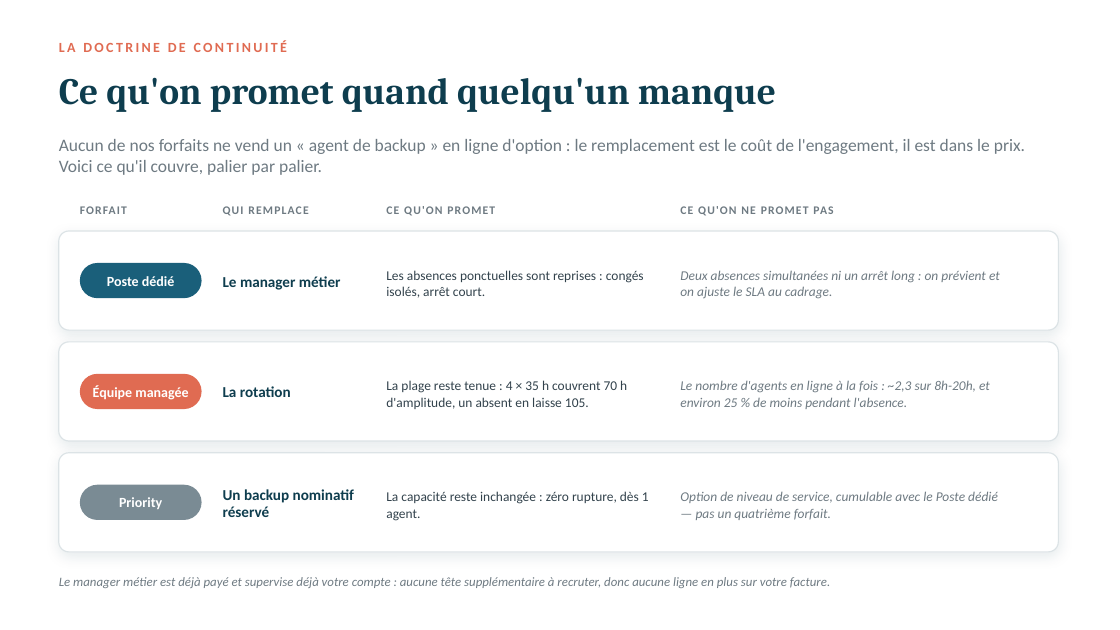
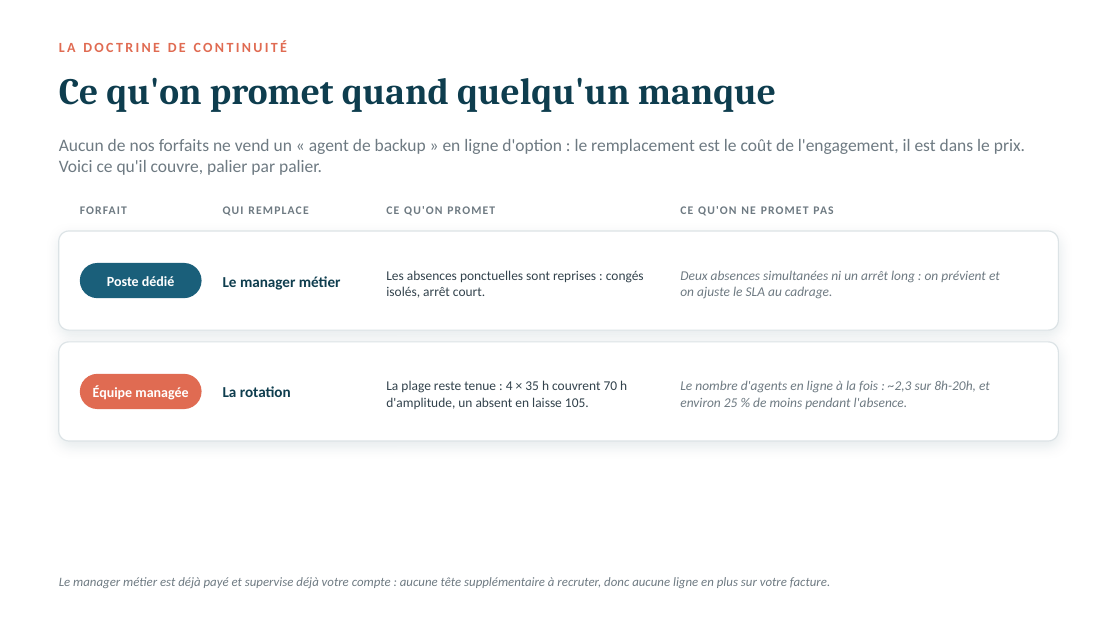
Before and after one commit to valerienvalerien/Salve2, a slide deck: slide 6 of 04-Closing/PLAQUETTE-DEDIE-VS-NONSTOP.pptx. Drawn at 1120x630 pixels with LibreOffice and Linux fonts; fonts in the diff are those of the drawing. Boxes give left, top, right and bottom in pixels: in the first picture for what was removed or moved away, otherwise in the second. Text is boxed around its words. In the diff, an @@ line names an element or a change of style, - is before the commit and + after.

```diff
--- a/04-Closing/PLAQUETTE-DEDIE-VS-NONSTOP.pptx
+++ b/04-Closing/PLAQUETTE-DEDIE-VS-NONSTOP.pptx
@@ rounded rectangle removed at [59, 453, 1059, 552] @@
@@ rounded rectangle removed at [80, 485, 202, 520] @@
@@ text removed at [119, 497, 162, 509] @@
-Priority
@@ text removed at [223, 489, 354, 517] @@
-Un backup nominatif réservé
@@ text removed at [386, 491, 649, 521] @@
-La capacité reste inchangée : zéro rupture, dès 1 agent.
@@ text removed at [680, 491, 998, 520] @@
-Option de niveau de service, cumulable avec le Poste dédié — pas un quatrième forfait.
```
Also in this commit, not shown: 1 other slide changed, 29 other files.
